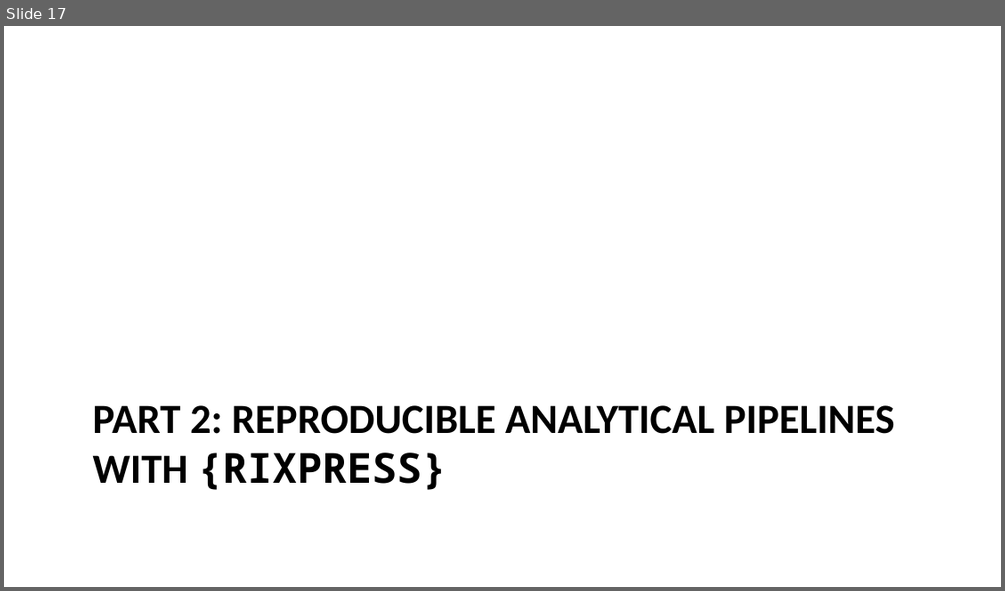
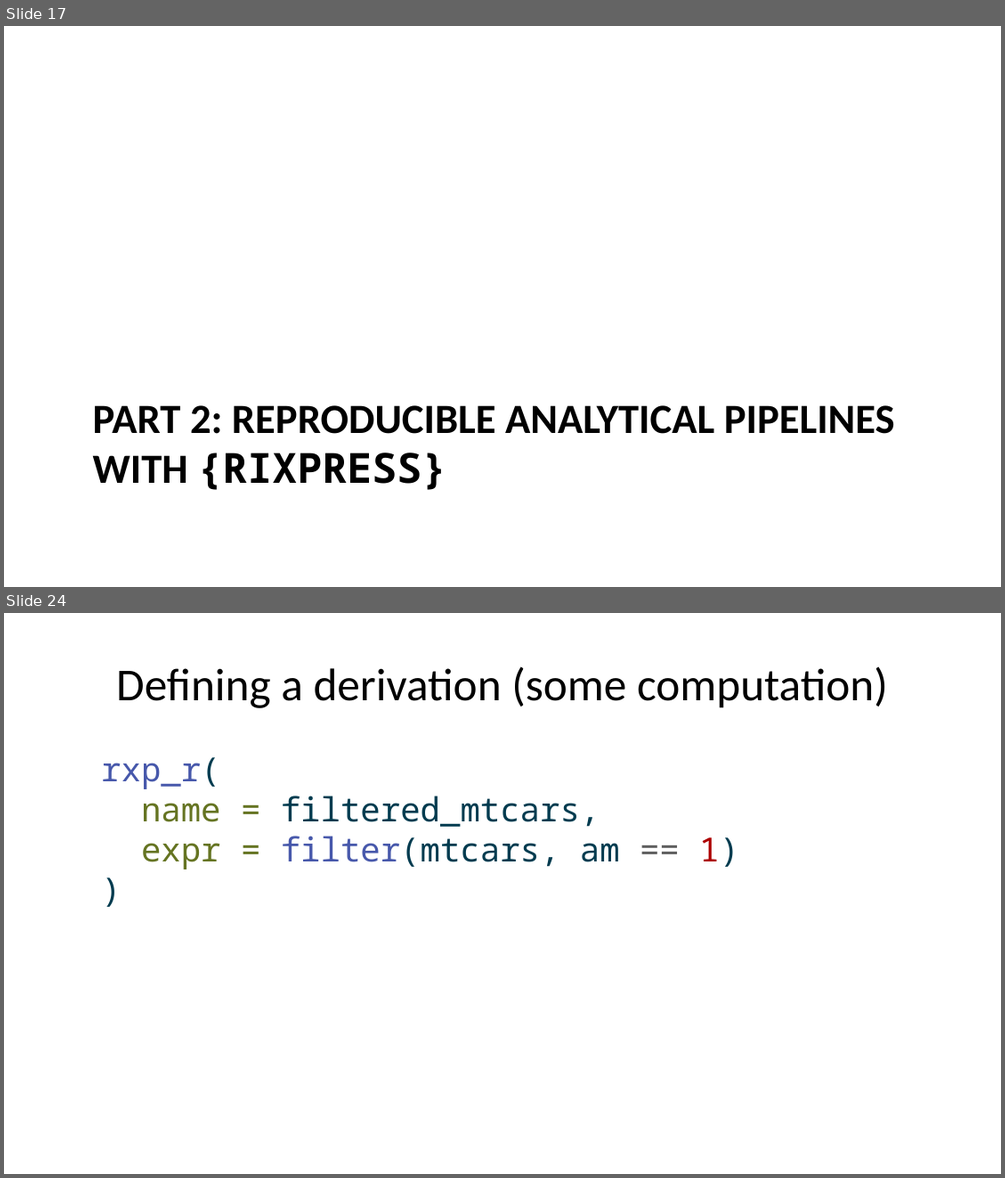
Before and after one commit to b-rodrigues/r-medicine-nix-workshop, a slide deck: docs/index.pptx. Shown one above the other, each under a label of ours: slide 17 before the commit, slides 17 and 24 after it; the slides between them are not shown. The pictures are 1005x591 and 1005x1178 pixels, drawn with LibreOffice and Linux fonts; fonts in the diff are those of the drawing. Boxes give left, top, right and bottom in pixels: in the first picture for what was removed or moved away, otherwise in the second. Text is boxed around its words. In the diff, an @@ line names an element or a change of style, - is before the commit and + after.

```diff
--- a/docs/index.pptx
+++ b/docs/index.pptx
@@ slide 24 added at [4,613,1001,1174], background #FFFFFF @@
@@ title added at [116,666,888,708], 33 pt, text #000000 @@
+Defining a derivation (some computation)
@@ text added at [101,757,739,869], 24 pt, text #003B4F @@
+rxp_r(
+name = filtered_mtcars,
+expr = filter(mtcars, am == 1)
+)
```
Also in this commit, not shown: 3 slides changed, 7 other slides added, 1 slide removed, 12 other files.
